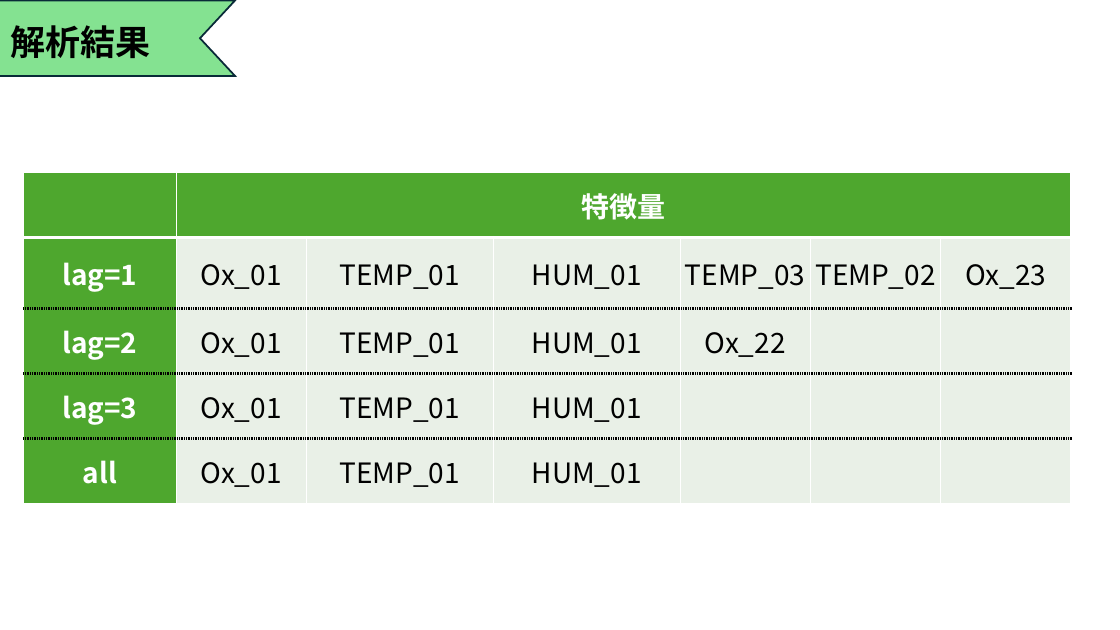
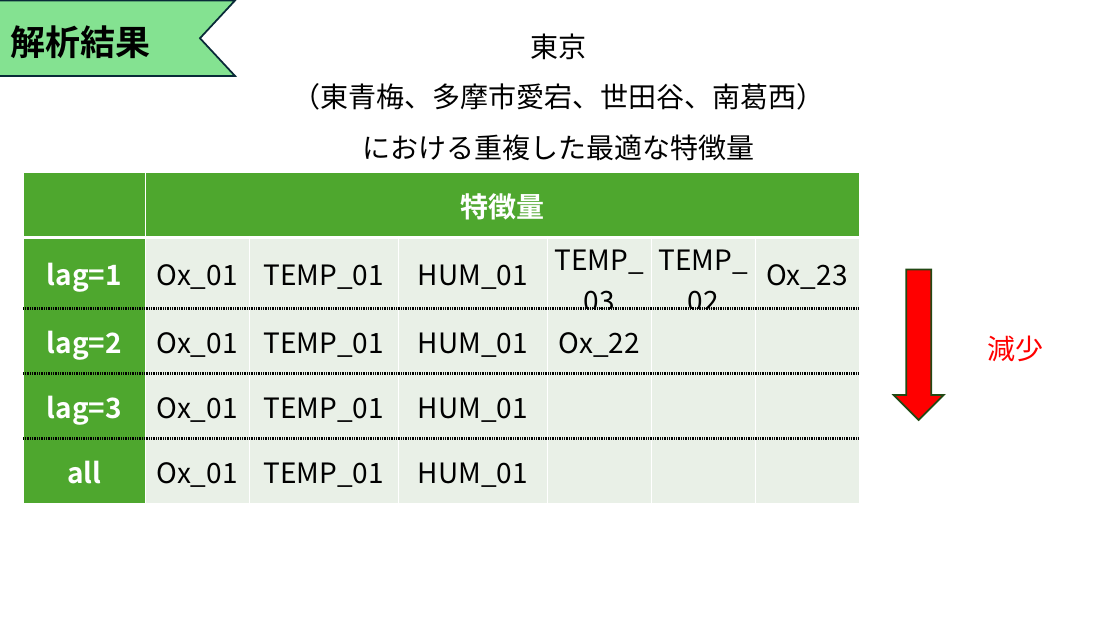
Before and after one commit to Tatsuki0623/lab, a slide deck: slide 8 of out_data/最終発表.pptx. Drawn at 1120x630 pixels with LibreOffice and Linux fonts; fonts in the diff are those of the drawing. Boxes give left, top, right and bottom in pixels: in the first picture for what was removed or moved away, otherwise in the second. Text is boxed around its words. In the diff, an @@ line names an element or a change of style, - is before the commit and + after.

```diff
--- a/out_data/最終発表.pptx
+++ b/out_data/最終発表.pptx
@@ text added at box(293, 33, 825, 161), 24 pt, text #000000 @@
+東京
+（東青梅、多摩市愛宕、世田谷、南葛西）
+における重複した最適な特徴量
@@ table: place and size @@
-table at box(24, 172, 1070, 504)
+table at box(24, 172, 860, 504)
@@ down arrow added at box(894, 270, 944, 420), fill #FF0000, outline #224914 1.5 pt @@
@@ text added at box(987, 335, 1043, 362), 24 pt, text #FF0000 @@
+減少
```
Also in this commit, not shown: 6 other slides changed, 2 slides added.
